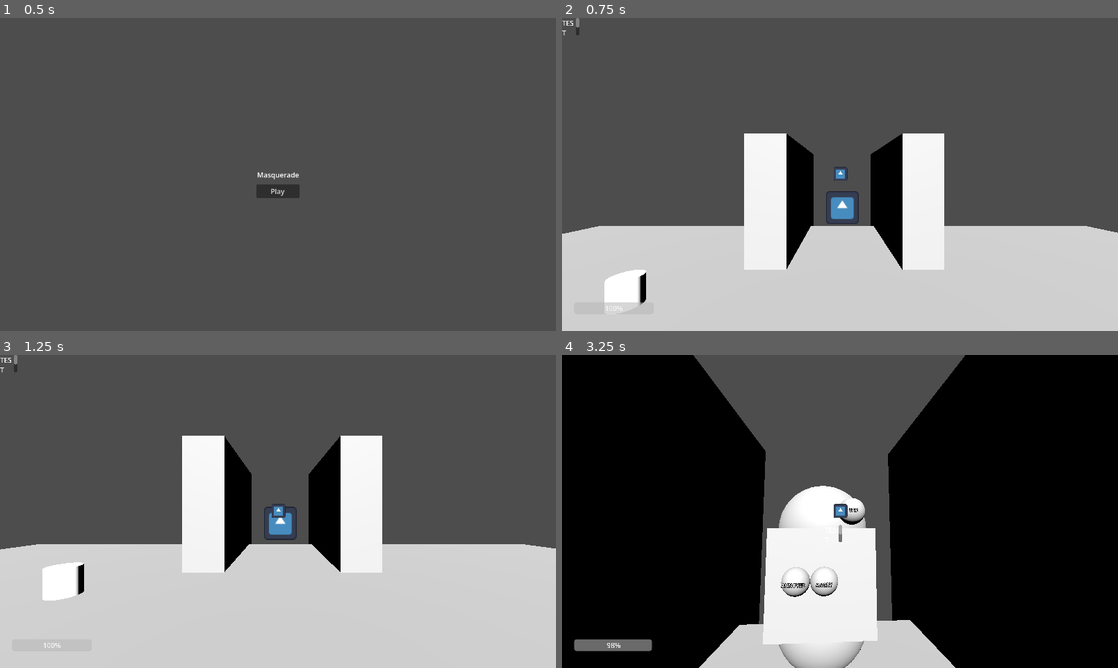
Above: before the commit, frames 1-4 (two rows, left to right).
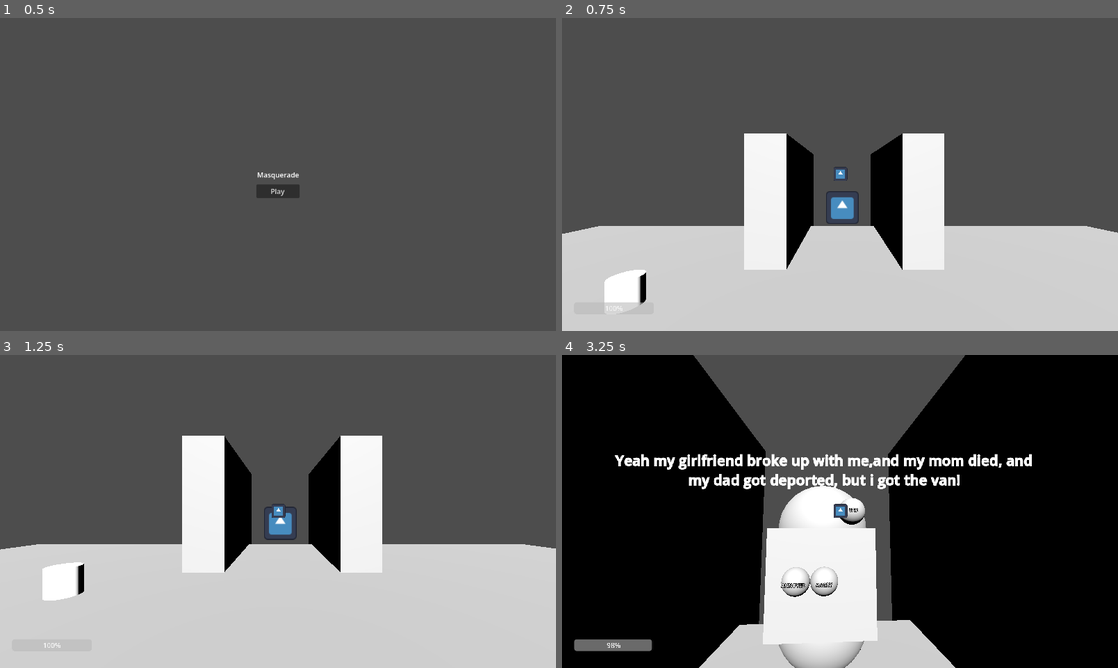
Above: after the commit, the same moments.

Repository: James-Perdue/global-jam26
Game: Godot game, scene res://ui/main_menu.tscn
Two runs of this game, one before a commit and one after it. Both use one fixed random seed, a clock stepped at 60 frames per second and the inputs below. The engine's default icon, where the game draws it, is replaced by a stand-in: a white triangle on a blue panel in a dark square.
Inputs (mouse positions are in pixels of both pictures, inside the frame that each line leads up to):
- Up to frame 1 (0.5 s): no input
- Up to frame 2 (0.75 s): click "Play" at 0.5 s
- Up to frame 3 (1.25 s): no input
- Up to frame 4 (3.25 s): move the mouse to (867, 511) at 1.27 s; hold E (interact) 1.28-2.03 s; hold W (move_forward) from 1.28 s (still down); move the mouse to (812, 511) at 2.02 s; click (812, 511) at 2.1 s; move the mouse to (851, 505) at 2.77 s; hold E (interact) from 2.78 s (still down)

Frame 1 is identical in both runs. In frame 2, less than 0.1% of the frame differs, in the area x 0-4%, y 0-6%; in frame 3, less than 0.1%; in frame 4, 2.6%, in the area x 9-85%, y 31-60%.

Commit message:
working on rich text

Diff:
--- a/enemy/enemy.gd
+++ b/enemy/enemy.gd
@@ -92,4 +92,4 @@
 	in_encounter = false
 
 func get_label_location():
-	return emotion_message_label.position
+	return emotion_message_label.global_position
--- a/enemy/enemy.tscn
+++ b/enemy/enemy.tscn
@@ -74,7 +74,7 @@
 
 [node name="EmotionMessage" type="Label3D" parent="." unique_id=1178853147]
 unique_name_in_owner = true
-transform = Transform3D(1, 0, 0, 0, 1, 0, 0, 0, 1, 0, 1.2320577, 0)
+transform = Transform3D(1, 0, 0, 0, 1, 0, 0, 0, 1, 0, 1.337877, 0)
 visible = false
 no_depth_test = true
 render_priority = 1
--- a/ui/hud.gd
+++ b/ui/hud.gd
@@ -13,7 +13,9 @@
 
 func _process(delta: float) -> void:
 	if enemy != null:
-		rich_text.position = player.camera.unproject_position(enemy.get_label_location())
+		rich_text.show()
+		rich_text.set_position(player.camera.unproject_position(enemy.get_label_location()) + Vector2(-500,-20))
+		rich_text.text = "[b]" + enemy.emotion_targets[0].message + "[/b]"
 
 
 func _on_player_health_changed(health: int) -> void:
@@ -23,4 +25,5 @@
 	enemy = encounter.enemy
 
 func _on_encounter_end():
+	rich_text.hide()
 	enemy = null
--- a/ui/hud.tscn
+++ b/ui/hud.tscn
@@ -46,7 +46,17 @@
 
 [node name="DialogueBox" type="RichTextLabel" parent="HudBaseControl" unique_id=90986855]
 unique_name_in_owner = true
+visible = false
 layout_mode = 0
-offset_right = 40.0
-offset_bottom = 40.0
-text = "TEST TEXT"
+offset_right = 1000.0
+offset_bottom = 45.0
+pivot_offset = Vector2(91, 20)
+theme_override_font_sizes/normal_font_size = 32
+theme_override_font_sizes/bold_font_size = 32
+theme_override_font_sizes/bold_italics_font_size = 32
+theme_override_font_sizes/italics_font_size = 32
+bbcode_enabled = true
+text = "[b]TEST TEXT[/b]"
+fit_content = true
+tab_size = 9
+horizontal_alignment = 1
